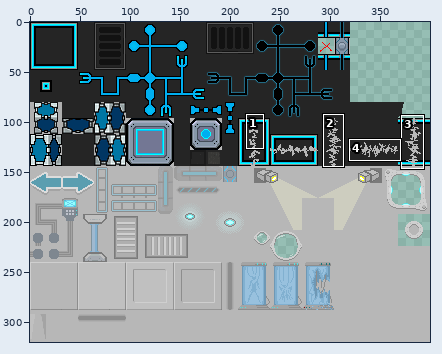
Two versions of one sprite sheet, res/tileset.png. The first picture is a wide view before the edit; the outline marks the close-up.
Close-up. First the earlier version:
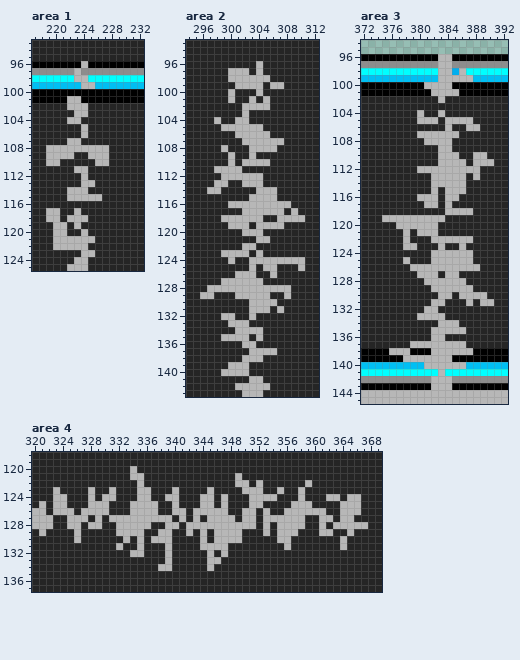
The file is 400x320 pixels. Colours within 5 levels of each other are drawn and written as one. Shown: area 1: x 217..232, y 93..125; area 2: x 294..312, y 93..143; area 3: x 372..392, y 94..145; area 4: x 320..369, y 118..137. The commit also changed other parts of the picture, which this record leaves out.
New version:
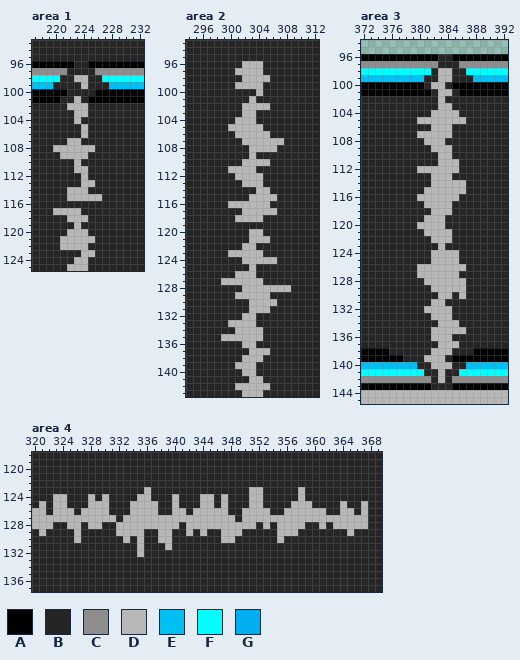
Palette (. is transparent): A #000000  B #252525  C #8d8d8d  D #b7b7b7  E #00bff3  F #00ffff  G #00aeef
What changed:
Changed rows in their new state; - is an unchanged pixel.
Area 1:
first column x 220:
 96 ---BB---
 97 --BBBB--
 98 -BB--BB-
 99 BBBB-BBB
100 --BBBB--
101 -BB-B---
104 --B-----
first column x 219:
108 B------BB
109 BB--DDBBB
110 BB--D--BB
first column x 219:
117 B-DD-
118 BB---
119 -BB--
120 -BBDD
121 -B---
122 -B---
Area 2:
first column x 296:
 96 ------DD-------
 97 ----B--D-------
 98 ----BB---------
 99 ----------BB---
100 ----B----------
101 ----B----B-----
103 -------D-------
104 --B----D-------
105 ---B-----------
108 ---B-----------
109 ----B----------
110 ----B----------
111 --BB--DD-------
112 ---BB----------
113 --BB-----------
114 -BB-------B----
116 ----------BBB--
117 -----------B-B-
118 ---BB------BBBB
119 ----BBB-BBBB---
120 ------B--------
121 -------D-------
123 ---B---D-------
124 ----B-D----BBBB
125 ---------BB---B
126 ----------B----
128 -BBBBB---------
129 BB----------B--
131 -----------B---
132 ---BB-D--------
133 -------D-------
135 -------D-------
137 ----------B----
139 ----B--D-------
140 ---BBB-D-------
Area 3:
first column x 375:
 96 --------BB------
 97 --------BBB-----
 98 -------B--BB----
 99 ------BB--BBB---
100 ------B--B------
101 -------B--B-----
103 --------DD------
104 -----B-D-DD-----
105 --------D---B---
106 -------DD---BB--
107 ----------B-----
108 ---------B------
109 -------D--------
110 ----------B--BB-
111 -----------B-BBB
112 -----------BBB--
113 ----------BB-B--
115 ------D-D-------
116 --------D-------
117 --------D-------
118 -------DD-BBB---
119 BBBBBB----------
120 --BBB---D-------
121 ---B-B--DD------
122 ---B------BBB---
123 ---BB------B----
124 -----------BB---
125 ---B-------BB---
126 ----B-------BB--
127 --------D-------
129 ------------B---
130 ------------BBB-
131 ------------B-BB
132 --------DD------
133 -----BB--D------
136 ---------D------
137 ----BBBB---B----
138 -BBBBBB---BBB---
139 ---BBB---B------
140 -----BB---BB----
141 ------BB-BB-----
142 -------B-B------
143 -------BBB------
Area 4:
first column x 323:
120 -----------B---------------------------------
121 -----------BB-------------B------------------
122 ------------B-------------BB-B------B--------
123 B----B--B---B----B----B----B----B------------
124 --------B-------B-------------BB-------BB-BB-
125 ------------------------------------------BBD
126 -----------------------------D-------------BD
127 DD---D-D-B-------D-D-D-------D------DD--D--DD
128 --------------DD-----------------------------
129 -----------------------B------B-------BB-----
130 --------------B------B-B--B------B-------B---
131 ---------B-----------BBBB--------B-------B---
132 -----------B----B-----B-B--------------------
133 ----------------B-----BB---------------------
134 ---------------BB-----B----------------------
Changed places in both close-ups, as pixel boxes (x1, y1, x2, y2):
changed: (53, 61, 109, 124)
changed: (46, 145, 109, 166)
changed: (46, 208, 81, 250)
changed: (200, 61, 305, 376)
changed: (382, 54, 494, 390)
changed: (53, 466, 368, 571)
